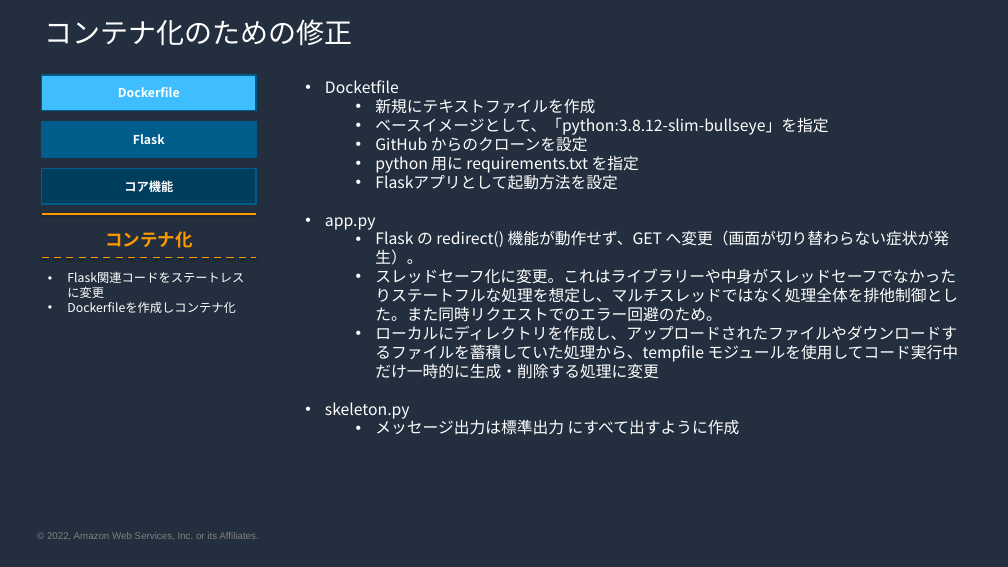
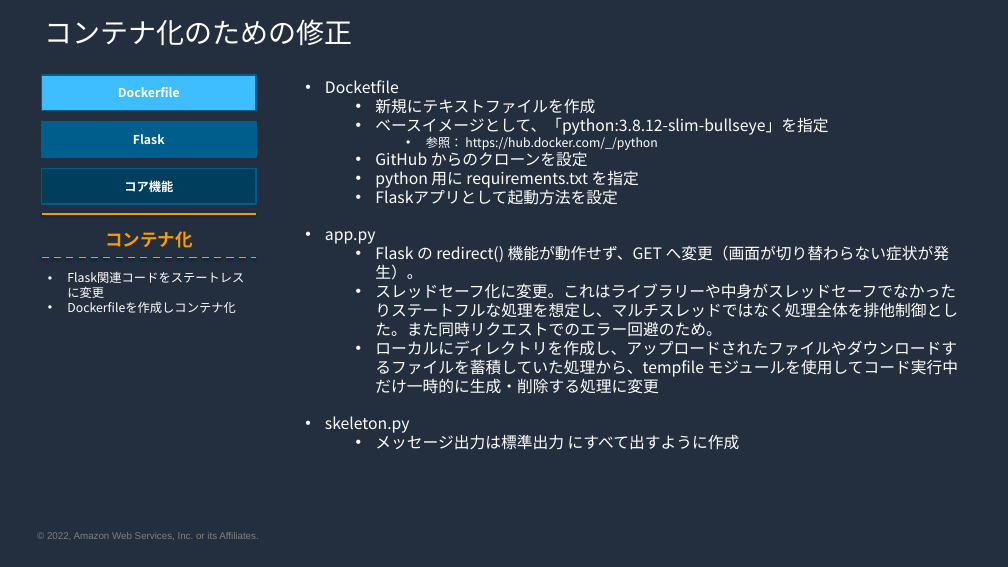
Before and after one commit to kmorooka/modern-skeleton, a slide deck: slide 8 of skeleton-guide.pptx (slide 7 before the commit). Drawn at 1008x567 pixels with LibreOffice and Linux fonts; fonts in the diff are those of the drawing; background and template pictures are left out. Boxes give left, top, right and bottom in pixels: in the first picture for what was removed or moved away, otherwise in the second. Text is boxed around its words. In the diff, an @@ line names an element or a change of style, - is before the commit and + after.

```diff
--- a/skeleton-guide.pptx
+++ b/skeleton-guide.pptx
@@ text at [426, 134, 657, 150]: paragraph added @@
+    • 参照： https://hub.docker.com/_/python
```
Also in this commit, not shown: 2 slides added, 1 other file.
